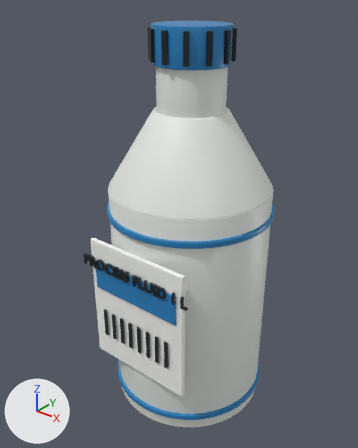
A saved change to the glTF model rungproof/rungproof-next/assets/scene_loads/reusable_process_bottle/delivery/reusable_process_bottle.glb.
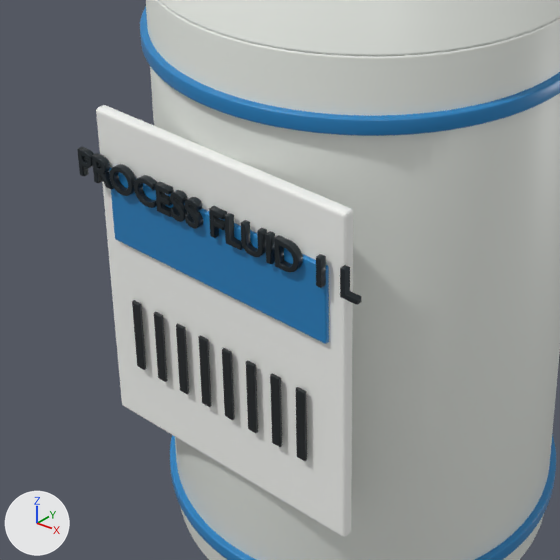
Old and new are each drawn whole from a 50 mm camera at (0.825, -1.085, 1.322) aimed at (-0.026, -0.021, 0.662) and again close up on the part from 15% to 73% of the width and 44% to 90% of the height. The axes (+X, +Y, +Z) are drawn at lower left. The lights are the same throughout. The older version's two pictures come first. Where no turn or scale is listed for an object, it has been applied to the vertices.

The older version as bpy lines, for what is in view:
```python
me_bottle_print = bpy.data.meshes.new('BOTTLE_PRINT')
me_bottle_print.from_pydata(...)  # 9144 vertices, 18248 faces; spans x -0.19..0.193, y -0.004..0.004, z -0.015..0.019
me_bottle_print.materials.append(mat_dark_steel)  # dark grey #2c3438
me_cube_019 = bpy.data.meshes.new('Cube.019')
me_cube_019.from_pydata(...)  # 96 vertices, 188 faces; spans x -0.006..0.006, y -0.002..0.002, z -0.045..0.045
me_cube_019.materials.append(mat_printed_black)  # black #1d2224
me_cylinder = bpy.data.meshes.new('Cylinder')
me_cylinder.from_pydata(...)  # 768 vertices, 1532 faces; spans x -0.24..0.24, y -0.24..0.24, z -0.36..0.36
me_cylinder.materials.append(mat_natural_hdpe)  # white #eaede7
ob_bottle_barcode_5 = bpy.data.objects.new('BOTTLE_BARCODE_5', me_cube_019)
ob_bottle_barcode_5.location = (0.05, -0.259, 0.39)
ob_bottle_body = bpy.data.objects.new('BOTTLE_BODY', me_cylinder)
ob_bottle_body.location = (0.0, 0.0, 0.43)
ob_bottle_print = bpy.data.objects.new('BOTTLE_PRINT', me_bottle_print)
ob_bottle_print.location = (0.0, -0.261, 0.59)
# also in view: 'BOTTLE_BARCODE_6' at (0.084, -0.259, 0.39); 'BOTTLE_MOLDED_RIB_0.72' at (0.0, 0.0, 0.72); 'BOTTLE_MOLDED_RIB_0.12' at (0.0, 0.0, 0.12); 'BOTTLE_BARCODE_3' at (-0.018, -0.259, 0.39); 'BOTTLE_LABEL_BAND' at (0.0, -0.255, 0.55)
```
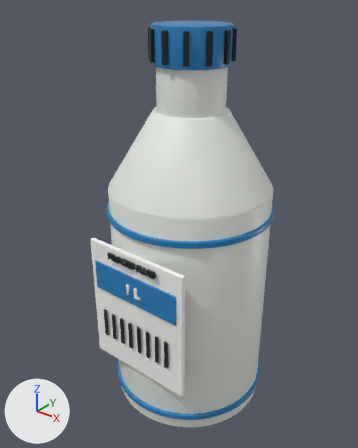
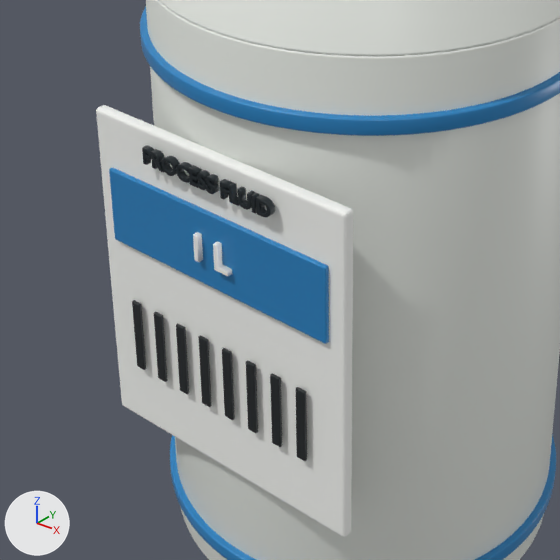
Where the change shows, as pixel boxes [x1, y1, x2, y2] in the close-ups (560 x 560 px):
'BOTTLE_PRINT', deleted
    before: [77, 146, 362, 305]
'BOTTLE_PRINT_PROCESS', added
    after: [142, 145, 275, 218]
'BOTTLE_PRINT_CAPACITY', added
    after: [193, 232, 232, 276]

The change, as a list of edits to the scene's bpy script:
```text
Add me_bottle_print_process:
    me_bottle_print_process.from_pydata(...)  # 9024 vertices, 18016 faces; spans x -0.087..0.087, y -0.004..0.004, z -0.009..0.011
    me_bottle_print_process.materials.append(mat_dark_steel)  # dark grey #2c3438
Add me_bottle_print_capacity:
    me_bottle_print_capacity.from_pydata(...)  # 120 vertices, 232 faces; spans x -0.0196..0.0278, y -0.004..0.004, z -0.0139..0.0174
    me_bottle_print_capacity.materials.append(mat_label_white)  # white #f6f7f3
Remove ob_bottle_print:
    ob_bottle_print = bpy.data.objects.new('BOTTLE_PRINT', me_bottle_print)
    ob_bottle_print.location = (0.0, -0.261, 0.59)
Add ob_bottle_print_process:
    ob_bottle_print_process = bpy.data.objects.new('BOTTLE_PRINT_PROCESS', me_bottle_print_process)
    ob_bottle_print_process.location = (0.0, -0.261, 0.635)
Add ob_bottle_print_capacity:
    ob_bottle_print_capacity = bpy.data.objects.new('BOTTLE_PRINT_CAPACITY', me_bottle_print_capacity)
    ob_bottle_print_capacity.location = (0.0, -0.261, 0.55)
```
